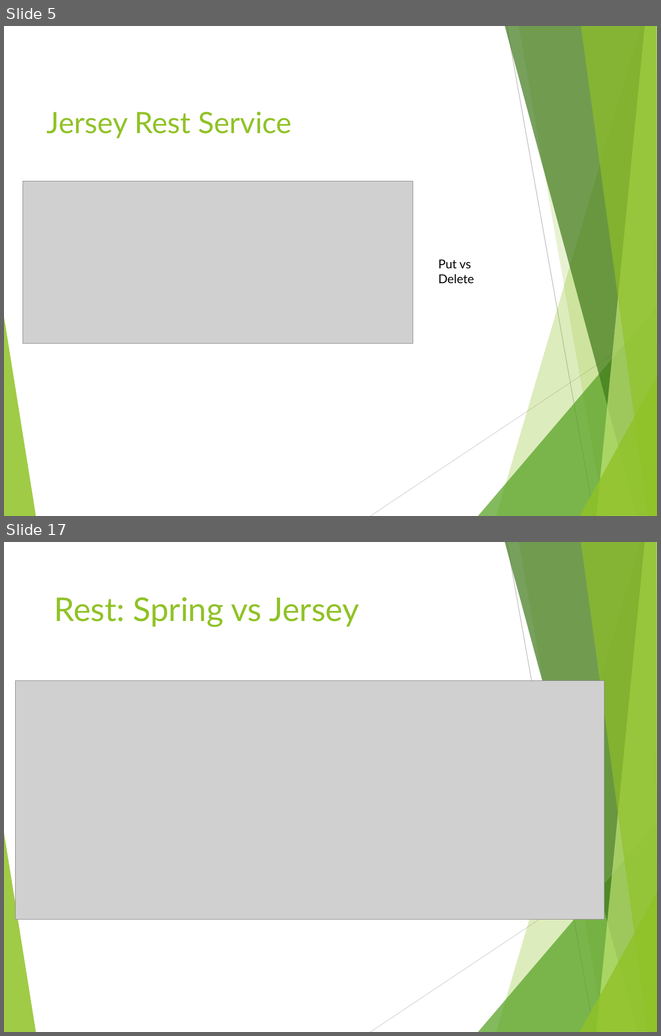
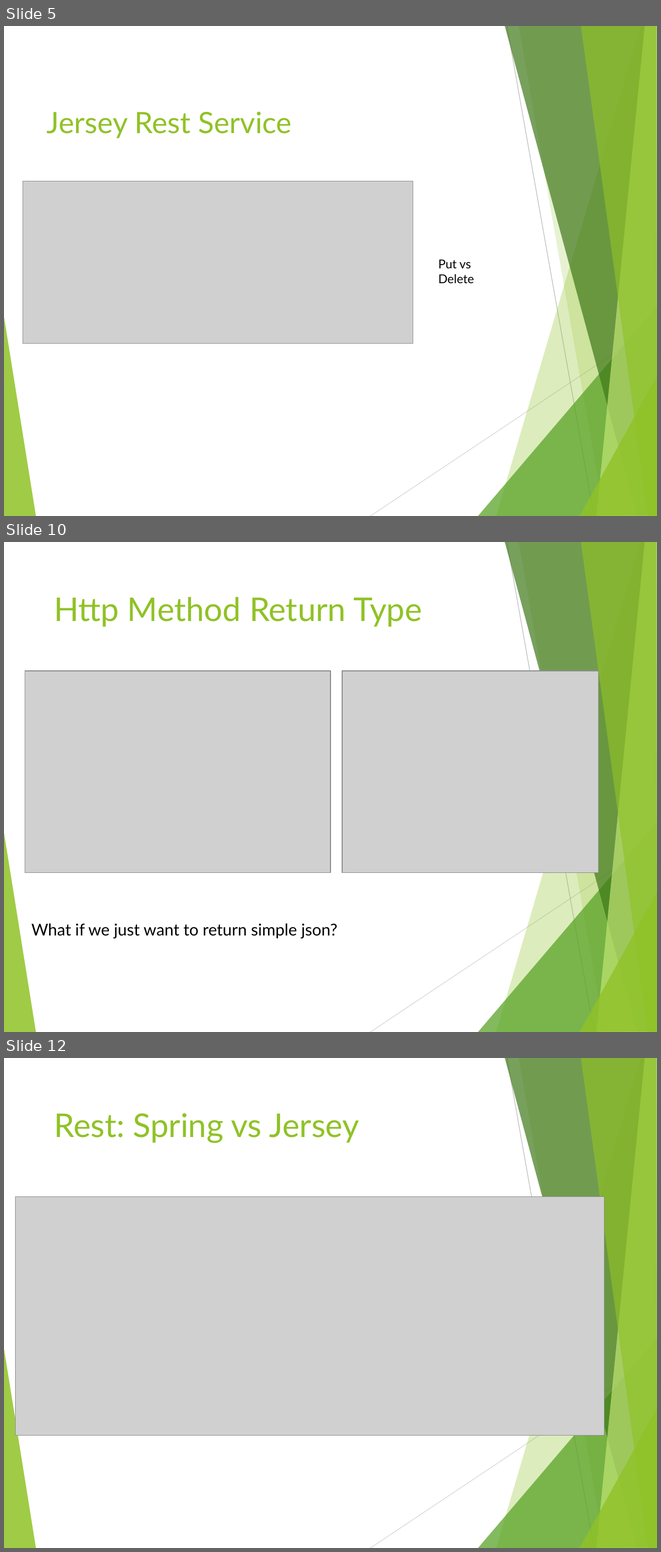
Before and after one commit to liqichen168/Course-May-2019, a slide deck: powerpoints/3_MVC.pptx. Shown one above the other, each under a label of ours: slides 5 and 17 before the commit, slides 5, 10 and 12 after it; the slides between them are not shown. The pictures are 661x1036 and 661x1552 pixels, drawn with LibreOffice and Linux fonts; fonts in the diff are those of the drawing; grey boxes stand for pictures. Boxes give left, top, right and bottom in pixels: in the first picture for what was removed or moved away, otherwise in the second. Text is boxed around its words. In the diff, an @@ line names an element or a change of style, - is before the commit and + after.

```diff
--- a/powerpoints/3_MVC.pptx
+++ b/powerpoints/3_MVC.pptx
@@ slide 10 added at <box>4,542,657,1032</box>, background #FFFFFF; not listed: 10 template elements that a slide beside it also shows @@
@@ title added at <box>54,597,422,627</box>, 36 pt, text #90C226 @@
+Http Method Return Type
@@ picture added at <box>25,671,330,872</box> @@
@@ picture added at <box>342,671,598,872</box> @@
@@ text added at <box>32,923,337,938</box>, 18 pt, text #000000 @@
+What if we just want to return simple json?
@@ what was slide 17 is now slide 12 @@
```
Also in this commit, not shown: 6 slides changed, 6 other slides added, 7 slides removed.
